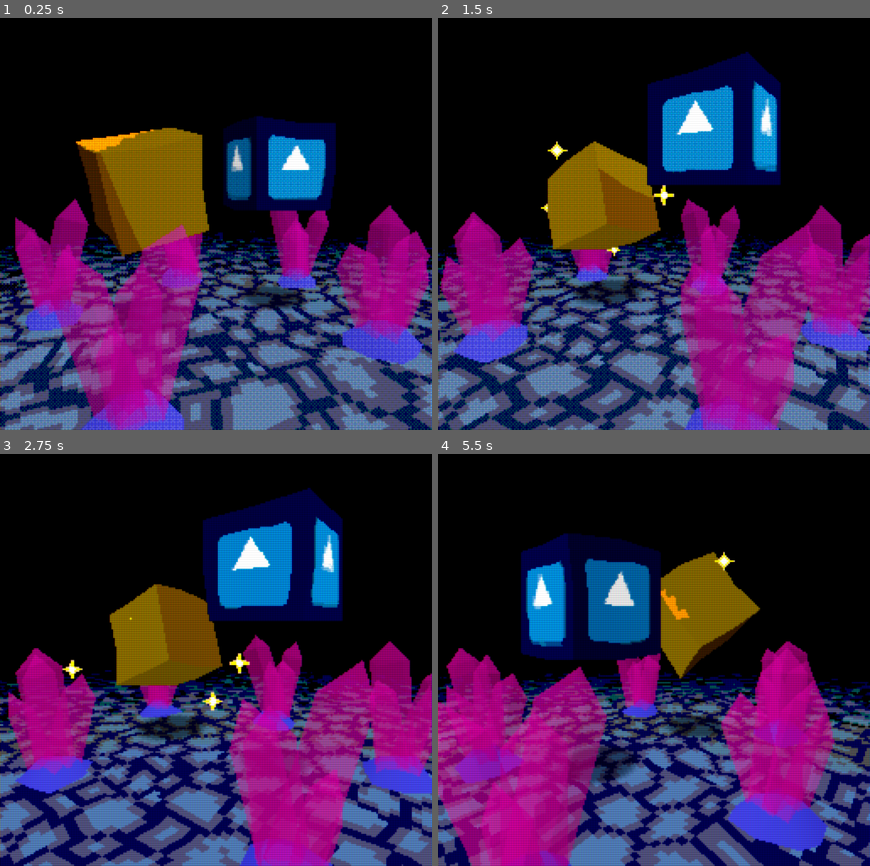
Above: before the commit, frames 1-4 (two rows, left to right).
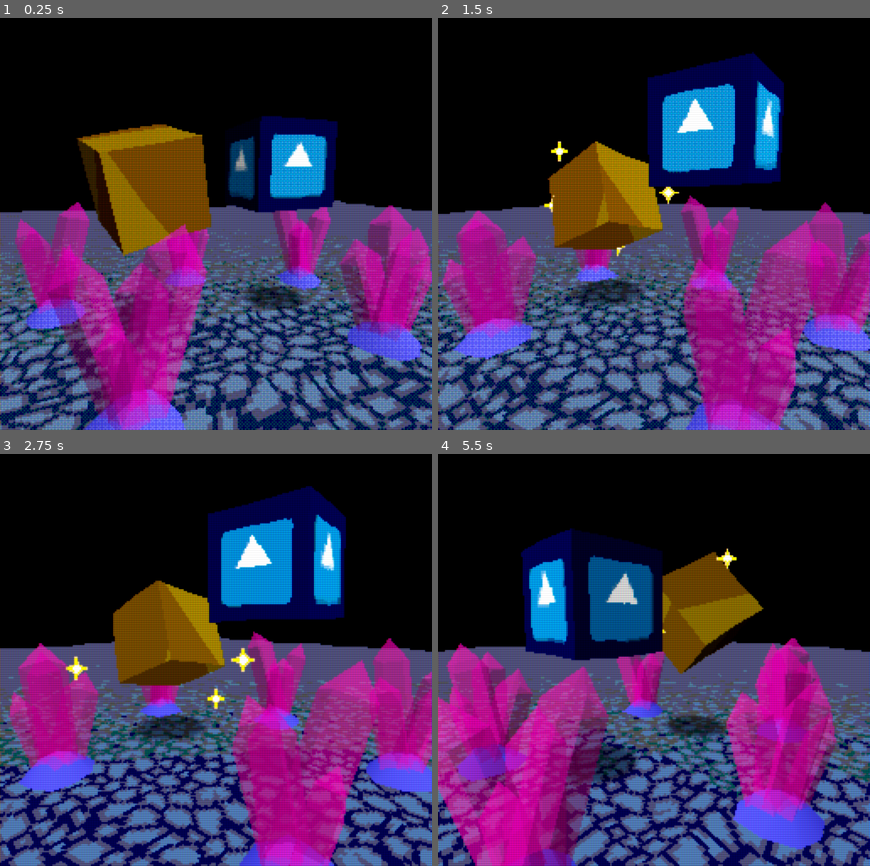
Above: after the commit, the same moments.

Repository: MenacingMecha/godot-psx-style-demo
Game: Godot game, scene res://post_process/pp_stack.tscn
Two runs of this game, one before a commit and one after it. Both use one fixed random seed, a clock stepped at 60 frames per second and the inputs below. The engine's default icon, where the game draws it, is replaced by a stand-in: a white triangle on a blue panel in a dark square.
Inputs:
- Up to frame 1 (0.25 s): no input
- Up to frame 2 (1.5 s): tap Enter (ui_accept) at 0.5, 0.77 s; tap 2 (kb_2) at 0.6, 1.35 s
- Up to frame 3 (2.75 s): tap Enter (ui_accept) at 1.52 s; tap 2 (kb_2) at 2.1 s
- Up to frame 4 (5.5 s): tap 2 (kb_2) every 0.75 s from 2.85 to 5.1 s; tap Enter (ui_accept) at 3.02, 3.77, 4.52 s

The runs differ from the first frame. In frame 1, 43% of the frame differs, in the area x 0-100%, y 23-100%; in frame 2, 39%; in frame 3, 39%; in frame 4, 41%.

Commit message:
Fixed lighting and vertex snapping in shaders

Diff:
--- a/shaders/psx_lit.shader
+++ b/shaders/psx_lit.shader
@@ -1,7 +1,7 @@
 shader_type spatial;
-render_mode skip_vertex_transform, diffuse_lambert_wrap, vertex_lighting, cull_disabled, shadows_disabled, ambient_light_disabled;
+render_mode diffuse_lambert_wrap, vertex_lighting, cull_disabled, shadows_disabled, depth_draw_opaque;
 
-uniform float precision_multiplier = 2.;
+uniform float precision_multiplier : hint_range(0.0, 1.0) = 1.0;
 uniform vec4 modulate_color : hint_color = vec4(1.0);
 uniform sampler2D albedoTex : hint_albedo;
 uniform vec2 uv_scale = vec2(1.0, 1.0);
@@ -22,27 +22,28 @@
 	return (value - from) / (to - from);
 }
 
-// originally based on: https://github.com/marmitoTH/godot-psx-shaders/
-const float psx_fixed_point_precision = 16.16;
+// https://github.com/dsoft20/psx_retroshader/blob/master/Assets/Shaders/psx-vertexlit.shader
+const vec2 base_snap_res = vec2(160.0, 120.0);
+vec4 get_snapped_pos(vec4 base_pos)
+{
+	vec4 snapped_pos = base_pos;
+	snapped_pos.xyz = base_pos.xyz / base_pos.w; // convert to normalised device coordinates (NDC)
+	vec2 snap_res = floor(base_snap_res * precision_multiplier);  // increase "snappy-ness"
+	snapped_pos.x = floor(snap_res.x * snapped_pos.x) / snap_res.x;  // snap the base_pos to the lower-vertex_resolution grid
+	snapped_pos.y = floor(snap_res.y * snapped_pos.y) / snap_res.y;
+	snapped_pos.xyz *= base_pos.w;  // convert back to projection-space
+	return snapped_pos;
+}
+
 void vertex()
 {
 	UV = UV * uv_scale + uv_offset;
 	UV += uv_pan_velocity * TIME;
 
-	// Vertex snapping
-	// based on https://github.com/BroMandarin/unity_lwrp_psx_shader/blob/master/PS1.shader
-	float vertex_snap_step = psx_fixed_point_precision * precision_multiplier;
-	vec4 snap_to_pixel = PROJECTION_MATRIX * MODELVIEW_MATRIX * vec4(VERTEX, 1.0);
-	vec4 clip_vertex = snap_to_pixel;
-	clip_vertex.xyz = snap_to_pixel.xyz / snap_to_pixel.w;
-	clip_vertex.x = floor(vertex_snap_step * clip_vertex.x) / vertex_snap_step;
-	clip_vertex.y = floor(vertex_snap_step * clip_vertex.y) / vertex_snap_step;
-	clip_vertex.xyz *= snap_to_pixel.w;
-	POSITION = clip_vertex;
-	POSITION /= abs(POSITION.w);
+	POSITION = get_snapped_pos(PROJECTION_MATRIX * MODELVIEW_MATRIX * vec4(VERTEX, 1.0));  // snap position to grid
+	POSITION /= abs(POSITION.w);  // discard depth for affine mapping
 
-	VERTEX = VERTEX;  // it breaks without this
-	NORMAL = (MODELVIEW_MATRIX * vec4(NORMAL, 0.0)).xyz;
+	VERTEX = VERTEX;  // it breaks without this - not sure why
 	vertex_distance = length((MODELVIEW_MATRIX * vec4(VERTEX, 1.0)));
 
 	fog_weight = inv_lerp(min_fog_distance, max_fog_distance, vertex_distance);
--- a/shaders/psx_lit_alpha-scissor.shader
+++ b/shaders/psx_lit_alpha-scissor.shader
@@ -1,9 +1,7 @@
 shader_type spatial;
-render_mode skip_vertex_transform, diffuse_lambert_wrap, vertex_lighting, cull_disabled, shadows_disabled, ambient_light_disabled;
+render_mode diffuse_lambert_wrap, vertex_lighting, cull_disabled, shadows_disabled, depth_draw_alpha_prepass;
 
-const float psx_fixed_point_precision = 16.16;
-
-uniform float precision_multiplier = 2.;
+uniform float precision_multiplier : hint_range(0.0, 1.0) = 1.0;
 uniform vec4 modulate_color : hint_color = vec4(1.);
 uniform sampler2D albedoTex : hint_albedo;
 uniform vec2 uv_scale = vec2(1.0, 1.0);
@@ -34,7 +32,19 @@
 	return floor(_color * num_of_colors_vec) / num_of_colors_vec;
 }
 
-// https://github.com/marmitoTH/godot-psx-shaders/
+// https://github.com/dsoft20/psx_retroshader/blob/master/Assets/Shaders/psx-vertexlit.shader
+const vec2 base_snap_res = vec2(160.0, 120.0);
+vec4 get_snapped_pos(vec4 base_pos)
+{
+	vec4 snapped_pos = base_pos;
+	snapped_pos.xyz = base_pos.xyz / base_pos.w; // convert to normalised device coordinates (NDC)
+	vec2 snap_res = floor(base_snap_res * precision_multiplier);  // increase "snappy-ness"
+	snapped_pos.x = floor(snap_res.x * snapped_pos.x) / snap_res.x;  // snap the base_pos to the lower-vertex_resolution grid
+	snapped_pos.y = floor(snap_res.y * snapped_pos.y) / snap_res.y;
+	snapped_pos.xyz *= base_pos.w;  // convert back to projection-space
+	return snapped_pos;
+}
+
 void vertex()
 {
 	UV = UV * uv_scale + uv_offset;
@@ -49,17 +59,8 @@
 		MODELVIEW_MATRIX = INV_CAMERA_MATRIX * mat4(CAMERA_MATRIX[0],CAMERA_MATRIX[1],CAMERA_MATRIX[2],WORLD_MATRIX[3]);
 	}
 
-	// Vertex snapping
-	// Based on https://github.com/BroMandarin/unity_lwrp_psx_shader/blob/master/PS1.shader
-	float vertex_snap_step = psx_fixed_point_precision * precision_multiplier;
-	vec4 snap_to_pixel = PROJECTION_MATRIX * MODELVIEW_MATRIX * vec4(VERTEX, 1.0);
-	vec4 clip_vertex = snap_to_pixel;
-	clip_vertex.xyz = snap_to_pixel.xyz / snap_to_pixel.w;
-	clip_vertex.x = floor(vertex_snap_step * clip_vertex.x) / vertex_snap_step;
-	clip_vertex.y = floor(vertex_snap_step * clip_vertex.y) / vertex_snap_step;
-	clip_vertex.xyz *= snap_to_pixel.w;
-	POSITION = clip_vertex;
-	POSITION /= abs(POSITION.w);
+	POSITION = get_snapped_pos(PROJECTION_MATRIX * MODELVIEW_MATRIX * vec4(VERTEX, 1.0));  // snap position to grid
+	POSITION /= abs(POSITION.w);  // discard depth for affine mapping
 
 	if (y_billboard)
 	{
--- a/shaders/psx_lit_metal.shader
+++ b/shaders/psx_lit_metal.shader
@@ -1,7 +1,7 @@
 shader_type spatial;
-render_mode skip_vertex_transform, diffuse_lambert_wrap, vertex_lighting, cull_disabled, shadows_disabled, ambient_light_disabled;
+render_mode diffuse_lambert_wrap, vertex_lighting, cull_disabled, shadows_disabled, depth_draw_opaque;
 
-uniform float precision_multiplier = 2.;
+uniform float precision_multiplier : hint_range(0.0, 1.0) = 1.0;
 uniform vec4 modulate_color : hint_color = vec4(1.0);
 uniform vec4 metal_modulate_color : hint_color = vec4(1.0);
 uniform samplerCube cubemap;
@@ -22,24 +22,26 @@
 	return (value - from) / (to - from);
 }
 
-// originally based on: https://github.com/marmitoTH/godot-psx-shaders/
-const float psx_fixed_point_precision = 16.16;
+// https://github.com/dsoft20/psx_retroshader/blob/master/Assets/Shaders/psx-vertexlit.shader
+const vec2 base_snap_res = vec2(160.0, 120.0);
+vec4 get_snapped_pos(vec4 base_pos)
+{
+	vec4 snapped_pos = base_pos;
+	snapped_pos.xyz = base_pos.xyz / base_pos.w; // convert to normalised device coordinates (NDC)
+	vec2 snap_res = floor(base_snap_res * precision_multiplier);  // increase "snappy-ness"
+	snapped_pos.x = floor(snap_res.x * snapped_pos.x) / snap_res.x;  // snap the base_pos to the lower-vertex_resolution grid
+	snapped_pos.y = floor(snap_res.y * snapped_pos.y) / snap_res.y;
+	snapped_pos.xyz *= base_pos.w;  // convert back to projection-space
+	return snapped_pos;
+}
+
 void vertex()
 {
-	// Vertex snapping
-	// based on https://github.com/BroMandarin/unity_lwrp_psx_shader/blob/master/PS1.shader
-	float vertex_snap_step = psx_fixed_point_precision * precision_multiplier;
-	vec4 snap_to_pixel = PROJECTION_MATRIX * MODELVIEW_MATRIX * vec4(VERTEX, 1.0);
-	vec4 clip_vertex = snap_to_pixel;
-	clip_vertex.xyz = snap_to_pixel.xyz / snap_to_pixel.w;
-	clip_vertex.x = floor(vertex_snap_step * clip_vertex.x) / vertex_snap_step;
-	clip_vertex.y = floor(vertex_snap_step * clip_vertex.y) / vertex_snap_step;
-	clip_vertex.xyz *= snap_to_pixel.w;
-	POSITION = clip_vertex;
-	POSITION /= abs(POSITION.w);
+	POSITION = get_snapped_pos(PROJECTION_MATRIX * MODELVIEW_MATRIX * vec4(VERTEX, 1.0));  // snap position to grid
+	POSITION /= abs(POSITION.w);  // discard depth for affine mapping
 
-	VERTEX = VERTEX;  // it breaks without this
-	NORMAL = (MODELVIEW_MATRIX * vec4(NORMAL, 0.0)).xyz;
+	VERTEX = VERTEX;  // it breaks without this - not sure why
+
 	vertex_distance = length((MODELVIEW_MATRIX * vec4(VERTEX, 1.0)));
 
 	fog_weight = inv_lerp(min_fog_distance, max_fog_distance, vertex_distance);
--- a/shaders/psx_lit_transparent.shader
+++ b/shaders/psx_lit_transparent.shader
@@ -1,7 +1,7 @@
 shader_type spatial;
-render_mode skip_vertex_transform, diffuse_lambert_wrap, vertex_lighting, cull_disabled, shadows_disabled, ambient_light_disabled;
+render_mode diffuse_lambert_wrap, vertex_lighting, cull_disabled, shadows_disabled, depth_draw_alpha_prepass;
 
-uniform float precision_multiplier = 2.;
+uniform float precision_multiplier : hint_range(0.0, 1.0) = 1.0;
 uniform vec4 modulate_color : hint_color = vec4(1.0);
 uniform sampler2D albedoTex : hint_albedo;
 uniform vec2 uv_scale = vec2(1.0, 1.0);
@@ -22,27 +22,28 @@
 	return (value - from) / (to - from);
 }
 
-// originally based on: https://github.com/marmitoTH/godot-psx-shaders/
-const float psx_fixed_point_precision = 16.16;
+// https://github.com/dsoft20/psx_retroshader/blob/master/Assets/Shaders/psx-vertexlit.shader
+const vec2 base_snap_res = vec2(160.0, 120.0);
+vec4 get_snapped_pos(vec4 base_pos)
+{
+	vec4 snapped_pos = base_pos;
+	snapped_pos.xyz = base_pos.xyz / base_pos.w; // convert to normalised device coordinates (NDC)
+	vec2 snap_res = floor(base_snap_res * precision_multiplier);  // increase "snappy-ness"
+	snapped_pos.x = floor(snap_res.x * snapped_pos.x) / snap_res.x;  // snap the base_pos to the lower-vertex_resolution grid
+	snapped_pos.y = floor(snap_res.y * snapped_pos.y) / snap_res.y;
+	snapped_pos.xyz *= base_pos.w;  // convert back to projection-space
+	return snapped_pos;
+}
+
 void vertex()
 {
 	UV = UV * uv_scale + uv_offset;
 	UV += uv_pan_velocity * TIME;
 
-	// Vertex snapping
-	// based on https://github.com/BroMandarin/unity_lwrp_psx_shader/blob/master/PS1.shader
-	float vertex_snap_step = psx_fixed_point_precision * precision_multiplier;
-	vec4 snap_to_pixel = PROJECTION_MATRIX * MODELVIEW_MATRIX * vec4(VERTEX, 1.0);
-	vec4 clip_vertex = snap_to_pixel;
-	clip_vertex.xyz = snap_to_pixel.xyz / snap_to_pixel.w;
-	clip_vertex.x = floor(vertex_snap_step * clip_vertex.x) / vertex_snap_step;
-	clip_vertex.y = floor(vertex_snap_step * clip_vertex.y) / vertex_snap_step;
-	clip_vertex.xyz *= snap_to_pixel.w;
-	POSITION = clip_vertex;
-	POSITION /= abs(POSITION.w);
+	POSITION = get_snapped_pos(PROJECTION_MATRIX * MODELVIEW_MATRIX * vec4(VERTEX, 1.0));  // snap position to grid
+	POSITION /= abs(POSITION.w);  // discard depth for affine mapping
 
-	VERTEX = VERTEX;  // it breaks without this
-	NORMAL = (MODELVIEW_MATRIX * vec4(NORMAL, 0.0)).xyz;
+	VERTEX = VERTEX;  // it breaks without this - not sure why
 	vertex_distance = length((MODELVIEW_MATRIX * vec4(VERTEX, 1.0)));
 
 	fog_weight = inv_lerp(min_fog_distance, max_fog_distance, vertex_distance);
--- a/shaders/psx_unlit.shader
+++ b/shaders/psx_unlit.shader
@@ -1,7 +1,7 @@
 shader_type spatial;
-render_mode skip_vertex_transform, diffuse_lambert_wrap, unshaded, cull_disabled;
+render_mode unshaded, cull_disabled, shadows_disabled, depth_draw_opaque;
 
-uniform float precision_multiplier = 2.;
+uniform float precision_multiplier : hint_range(0.0, 1.0) = 1.0;
 uniform vec4 modulate_color : hint_color = vec4(1.0);
 uniform sampler2D albedoTex : hint_albedo;
 uniform vec2 uv_scale = vec2(1.0, 1.0);
@@ -22,27 +22,28 @@
 	return (value - from) / (to - from);
 }
 
-// originally based on: https://github.com/marmitoTH/godot-psx-shaders/
-const float psx_fixed_point_precision = 16.16;
+// https://github.com/dsoft20/psx_retroshader/blob/master/Assets/Shaders/psx-vertexlit.shader
+const vec2 base_snap_res = vec2(160.0, 120.0);
+vec4 get_snapped_pos(vec4 base_pos)
+{
+	vec4 snapped_pos = base_pos;
+	snapped_pos.xyz = base_pos.xyz / base_pos.w; // convert to normalised device coordinates (NDC)
+	vec2 snap_res = floor(base_snap_res * precision_multiplier);  // increase "snappy-ness"
+	snapped_pos.x = floor(snap_res.x * snapped_pos.x) / snap_res.x;  // snap the base_pos to the lower-vertex_resolution grid
+	snapped_pos.y = floor(snap_res.y * snapped_pos.y) / snap_res.y;
+	snapped_pos.xyz *= base_pos.w;  // convert back to projection-space
+	return snapped_pos;
+}
+
 void vertex()
 {
 	UV = UV * uv_scale + uv_offset;
 	UV += uv_pan_velocity * TIME;
 
-	// Vertex snapping
-	// based on https://github.com/BroMandarin/unity_lwrp_psx_shader/blob/master/PS1.shader
-	float vertex_snap_step = psx_fixed_point_precision * precision_multiplier;
-	vec4 snap_to_pixel = PROJECTION_MATRIX * MODELVIEW_MATRIX * vec4(VERTEX, 1.0);
-	vec4 clip_vertex = snap_to_pixel;
-	clip_vertex.xyz = snap_to_pixel.xyz / snap_to_pixel.w;
-	clip_vertex.x = floor(vertex_snap_step * clip_vertex.x) / vertex_snap_step;
-	clip_vertex.y = floor(vertex_snap_step * clip_vertex.y) / vertex_snap_step;
-	clip_vertex.xyz *= snap_to_pixel.w;
-	POSITION = clip_vertex;
-	POSITION /= abs(POSITION.w);
+	POSITION = get_snapped_pos(PROJECTION_MATRIX * MODELVIEW_MATRIX * vec4(VERTEX, 1.0));  // snap position to grid
+	POSITION /= abs(POSITION.w);  // discard depth for affine mapping
 
-	VERTEX = VERTEX;  // it breaks without this
-	NORMAL = (MODELVIEW_MATRIX * vec4(NORMAL, 0.0)).xyz;
+	VERTEX = VERTEX;  // it breaks without this - not sure why
 	vertex_distance = length((MODELVIEW_MATRIX * vec4(VERTEX, 1.0)));
 
 	fog_weight = inv_lerp(min_fog_distance, max_fog_distance, vertex_distance);
--- a/shaders/psx_unlit_alpha-scissor.shader
+++ b/shaders/psx_unlit_alpha-scissor.shader
@@ -1,7 +1,7 @@
 shader_type spatial;
-render_mode skip_vertex_transform, diffuse_lambert_wrap, unshaded;
+render_mode unshaded, depth_draw_alpha_prepass;
 
-uniform float precision_multiplier = 2.;
+uniform float precision_multiplier : hint_range(0.0, 1.0) = 1.0;
 uniform vec4 modulate_color : hint_color = vec4(1.);
 uniform sampler2D albedoTex : hint_albedo;
 uniform vec2 uv_scale = vec2(1.0, 1.0);
@@ -18,8 +18,19 @@
 	return floor(_color * num_of_colors_vec) / num_of_colors_vec;
 }
 
-// https://github.com/marmitoTH/godot-psx-shaders/
-const float psx_fixed_point_precision = 16.16;
+// https://github.com/dsoft20/psx_retroshader/blob/master/Assets/Shaders/psx-vertexlit.shader
+const vec2 base_snap_res = vec2(160.0, 120.0);
+vec4 get_snapped_pos(vec4 base_pos)
+{
+	vec4 snapped_pos = base_pos;
+	snapped_pos.xyz = base_pos.xyz / base_pos.w; // convert to normalised device coordinates (NDC)
+	vec2 snap_res = floor(base_snap_res * precision_multiplier);  // increase "snappy-ness"
+	snapped_pos.x = floor(snap_res.x * snapped_pos.x) / snap_res.x;  // snap the base_pos to the lower-vertex_resolution grid
+	snapped_pos.y = floor(snap_res.y * snapped_pos.y) / snap_res.y;
+	snapped_pos.xyz *= base_pos.w;  // convert back to projection-space
+	return snapped_pos;
+}
+
 void vertex()
 {
 	UV = UV * uv_scale + uv_offset;
@@ -34,17 +45,8 @@
 		MODELVIEW_MATRIX = INV_CAMERA_MATRIX * mat4(CAMERA_MATRIX[0],CAMERA_MATRIX[1],CAMERA_MATRIX[2],WORLD_MATRIX[3]);
 	}
 
-	// Vertex snapping
-	// Based on https://github.com/BroMandarin/unity_lwrp_psx_shader/blob/master/PS1.shader
-	float vertex_snap_step = psx_fixed_point_precision * precision_multiplier;
-	vec4 snap_to_pixel = PROJECTION_MATRIX * MODELVIEW_MATRIX * vec4(VERTEX, 1.0);
-	vec4 clip_vertex = snap_to_pixel;
-	clip_vertex.xyz = snap_to_pixel.xyz / snap_to_pixel.w;
-	clip_vertex.x = floor(vertex_snap_step * clip_vertex.x) / vertex_snap_step;
-	clip_vertex.y = floor(vertex_snap_step * clip_vertex.y) / vertex_snap_step;
-	clip_vertex.xyz *= snap_to_pixel.w;
-	POSITION = clip_vertex;
-	POSITION /= abs(POSITION.w);
+	POSITION = get_snapped_pos(PROJECTION_MATRIX * MODELVIEW_MATRIX * vec4(VERTEX, 1.0));  // snap position to grid
+	POSITION /= abs(POSITION.w);  // discard depth for affine mapping
 
 	if (y_billboard)
 	{
--- a/shaders/psx_unlit_metal.shader
+++ b/shaders/psx_unlit_metal.shader
@@ -1,7 +1,7 @@
 shader_type spatial;
-render_mode skip_vertex_transform, diffuse_lambert_wrap, unshaded, cull_disabled;
+render_mode vertex_lighting, cull_disabled, shadows_disabled, depth_draw_opaque, unshaded;
 
-uniform float precision_multiplier = 2.;
+uniform float precision_multiplier : hint_range(0.0, 1.0) = 1.0;
 uniform vec4 modulate_color : hint_color = vec4(1.0);
 uniform vec4 metal_modulate_color : hint_color = vec4(1.0);
 uniform samplerCube cubemap;
@@ -22,25 +22,28 @@
 	return (value - from) / (to - from);
 }
 
-// originally based on: https://github.com/marmitoTH/godot-psx-shaders/
-const float psx_fixed_point_precision = 16.16;
+// https://github.com/dsoft20/psx_retroshader/blob/master/Assets/Shaders/psx-vertexlit.shader
+const vec2 base_snap_res = vec2(160.0, 120.0);
+vec4 get_snapped_pos(vec4 base_pos)
+{
+	vec4 snapped_pos = base_pos;
+	snapped_pos.xyz = base_pos.xyz / base_pos.w; // convert to normalised device coordinates (NDC)
+	vec2 snap_res = floor(base_snap_res * precision_multiplier);  // increase "snappy-ness"
+	snapped_pos.x = floor(snap_res.x * snapped_pos.x) / snap_res.x;  // snap the base_pos to the lower-vertex_resolution grid
+	snapped_pos.y = floor(snap_res.y * snapped_pos.y) / snap_res.y;
+	snapped_pos.xyz *= base_pos.w;  // convert back to projection-space
+	return snapped_pos;
+}
+
 void vertex()
 {
-	// Vertex snapping
-	// based on https://github.com/BroMandarin/unity_lwrp_psx_shader/blob/master/PS1.shader
-	float vertex_snap_step = psx_fixed_point_precision * precision_multiplier;
-	vec4 snap_to_pixel = PROJECTION_MATRIX * MODELVIEW_MATRIX * vec4(VERTEX, 1.0);
-	vec4 clip_vertex = snap_to_pixel;
-	clip_vertex.xyz = snap_to_pixel.xyz / snap_to_pixel.w;
-	clip_vertex.x = floor(vertex_snap_step * clip_vertex.x) / vertex_snap_step;
-	clip_vertex.y = floor(vertex_snap_step * clip_vertex.y) / vertex_snap_step;
-	clip_vertex.xyz *= snap_to_pixel.w;
-	POSITION = clip_vertex;
-	POSITION /= abs(POSITION.w);
+	POSITION = get_snapped_pos(PROJECTION_MATRIX * MODELVIEW_MATRIX * vec4(VERTEX, 1.0));  // snap position to grid
+	POSITION /= abs(POSITION.w);  // discard depth for affine mapping
 
-	VERTEX = VERTEX;  // it breaks without this
-	NORMAL = (MODELVIEW_MATRIX * vec4(NORMAL, 0.0)).xyz;
+	VERTEX = VERTEX;  // it breaks without this - not sure why
+
 	vertex_distance = length((MODELVIEW_MATRIX * vec4(VERTEX, 1.0)));
+
 
 	fog_weight = inv_lerp(min_fog_distance, max_fog_distance, vertex_distance);
 	fog_weight = clamp(fog_weight, 0, 1);
--- a/shaders/psx_unlit_transparent.shader
+++ b/shaders/psx_unlit_transparent.shader
@@ -1,7 +1,7 @@
 shader_type spatial;
-render_mode skip_vertex_transform, diffuse_lambert_wrap, unshaded, cull_disabled;
+render_mode unshaded, vertex_lighting, cull_disabled, shadows_disabled, depth_draw_alpha_prepass;
 
-uniform float precision_multiplier = 2.;
+uniform float precision_multiplier : hint_range(0.0, 1.0) = 1.0;
 uniform vec4 modulate_color : hint_color = vec4(1.0);
 uniform sampler2D albedoTex : hint_albedo;
 uniform vec2 uv_scale = vec2(1.0, 1.0);
@@ -22,27 +22,28 @@
 	return (value - from) / (to - from);
 }
 
-// originally based on: https://github.com/marmitoTH/godot-psx-shaders/
-const float psx_fixed_point_precision = 16.16;
+// https://github.com/dsoft20/psx_retroshader/blob/master/Assets/Shaders/psx-vertexlit.shader
+const vec2 base_snap_res = vec2(160.0, 120.0);
+vec4 get_snapped_pos(vec4 base_pos)
+{
+	vec4 snapped_pos = base_pos;
+	snapped_pos.xyz = base_pos.xyz / base_pos.w; // convert to normalised device coordinates (NDC)
+	vec2 snap_res = floor(base_snap_res * precision_multiplier);  // increase "snappy-ness"
+	snapped_pos.x = floor(snap_res.x * snapped_pos.x) / snap_res.x;  // snap the base_pos to the lower-vertex_resolution grid
+	snapped_pos.y = floor(snap_res.y * snapped_pos.y) / snap_res.y;
+	snapped_pos.xyz *= base_pos.w;  // convert back to projection-space
+	return snapped_pos;
+}
+
 void vertex()
 {
 	UV = UV * uv_scale + uv_offset;
 	UV += uv_pan_velocity * TIME;
 
-	// Vertex snapping
-	// based on https://github.com/BroMandarin/unity_lwrp_psx_shader/blob/master/PS1.shader
-	float vertex_snap_step = psx_fixed_point_precision * precision_multiplier;
-	vec4 snap_to_pixel = PROJECTION_MATRIX * MODELVIEW_MATRIX * vec4(VERTEX, 1.0);
-	vec4 clip_vertex = snap_to_pixel;
-	clip_vertex.xyz = snap_to_pixel.xyz / snap_to_pixel.w;
-	clip_vertex.x = floor(vertex_snap_step * clip_vertex.x) / vertex_snap_step;
-	clip_vertex.y = floor(vertex_snap_step * clip_vertex.y) / vertex_snap_step;
-	clip_vertex.xyz *= snap_to_pixel.w;
-	POSITION = clip_vertex;
-	POSITION /= abs(POSITION.w);
+	POSITION = get_snapped_pos(PROJECTION_MATRIX * MODELVIEW_MATRIX * vec4(VERTEX, 1.0));  // snap position to grid
+	POSITION /= abs(POSITION.w);  // discard depth for affine mapping
 
-	VERTEX = VERTEX;  // it breaks without this
-	NORMAL = (MODELVIEW_MATRIX * vec4(NORMAL, 0.0)).xyz;
+	VERTEX = VERTEX;  // it breaks without this - not sure why
 	vertex_distance = length((MODELVIEW_MATRIX * vec4(VERTEX, 1.0)));
 
 	fog_weight = inv_lerp(min_fog_distance, max_fog_distance, vertex_distance);
--- a/world/crystal/crystal_ground_mat.tres
+++ b/world/crystal/crystal_ground_mat.tres
@@ -4,7 +4,7 @@
 
 [resource]
 shader = ExtResource( 1 )
-shader_param/precision_multiplier = 2.0
+shader_param/precision_multiplier = 0.6
 shader_param/modulate_color = Color( 1, 1, 1, 1 )
 shader_param/uv_scale = Vector2( 1, 1 )
 shader_param/uv_offset = Vector2( 0, 0 )
--- a/world/crystal/crystal_spire_mat.tres
+++ b/world/crystal/crystal_spire_mat.tres
@@ -4,7 +4,7 @@
 
 [resource]
 shader = ExtResource( 1 )
-shader_param/precision_multiplier = 2.0
+shader_param/precision_multiplier = 0.6
 shader_param/modulate_color = Color( 1, 0, 0.917647, 0.376471 )
 shader_param/uv_scale = Vector2( 1, 1 )
 shader_param/uv_offset = Vector2( 0, 0 )
--- a/world/floor.tres
+++ b/world/floor.tres
@@ -5,14 +5,14 @@
 
 [resource]
 shader = ExtResource( 1 )
-shader_param/precision_multiplier = 2.0
+shader_param/precision_multiplier = 0.6
 shader_param/modulate_color = Color( 0.662745, 0.701961, 0.796078, 1 )
-shader_param/uv_scale = Vector2( 12, 12 )
+shader_param/uv_scale = Vector2( 24, 24 )
 shader_param/uv_offset = Vector2( 0, 0 )
 shader_param/color_depth = 15
 shader_param/dither_enabled = true
-shader_param/fog_enabled = true
-shader_param/fog_color = Color( 0, 0, 0, 1 )
+shader_param/fog_enabled = false
+shader_param/fog_color = Color( 0.160784, 0.156863, 0.305882, 1 )
 shader_param/min_fog_distance = 5.0
 shader_param/max_fog_distance = 16.0
 shader_param/uv_pan_velocity = Vector2( 0, 0 )
--- a/world/object_mat.tres
+++ b/world/object_mat.tres
@@ -5,7 +5,7 @@
 
 [resource]
 shader = ExtResource( 1 )
-shader_param/precision_multiplier = 2.0
+shader_param/precision_multiplier = 0.6
 shader_param/modulate_color = Color( 1, 1, 1, 1 )
 shader_param/uv_scale = Vector2( 1, 1 )
 shader_param/uv_offset = Vector2( 0, 0 )
--- a/world/object_metal_mat.tres
+++ b/world/object_metal_mat.tres
@@ -5,7 +5,7 @@
 
 [resource]
 shader = ExtResource( 1 )
-shader_param/precision_multiplier = 2.0
+shader_param/precision_multiplier = 0.6
 shader_param/modulate_color = Color( 0.94902, 0.6, 0, 1 )
 shader_param/metal_modulate_color = Color( 1, 1, 1, 1 )
 shader_param/cubemap_uv_scale = Vector3( 1, 1, 1 )
--- a/world/sparkle_mat.tres
+++ b/world/sparkle_mat.tres
@@ -5,7 +5,7 @@
 
 [resource]
 shader = ExtResource( 1 )
-shader_param/precision_multiplier = 2.0
+shader_param/precision_multiplier = 0.6
 shader_param/modulate_color = Color( 1, 1, 1, 1 )
 shader_param/uv_scale = Vector2( 1, 1 )
 shader_param/uv_offset = Vector2( 0, 0 )
